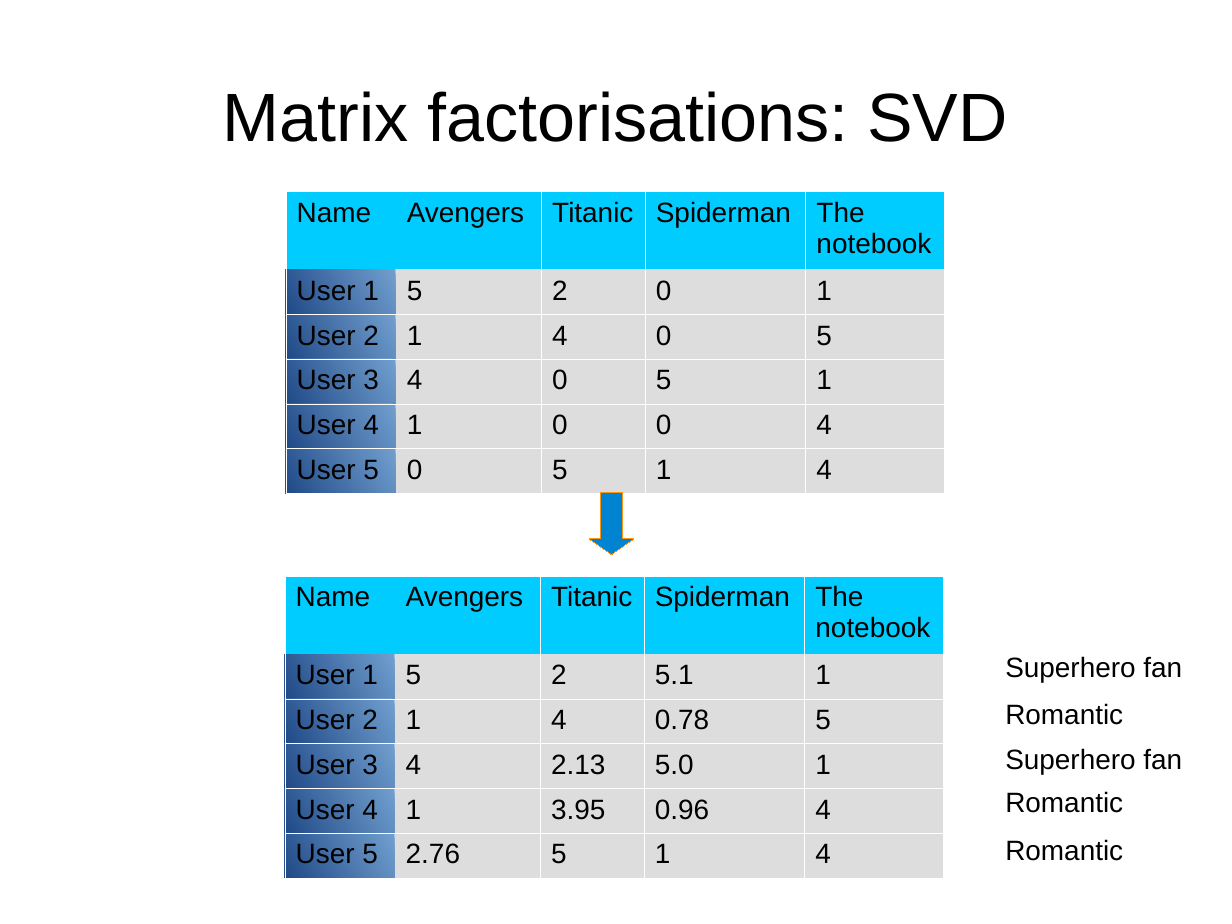
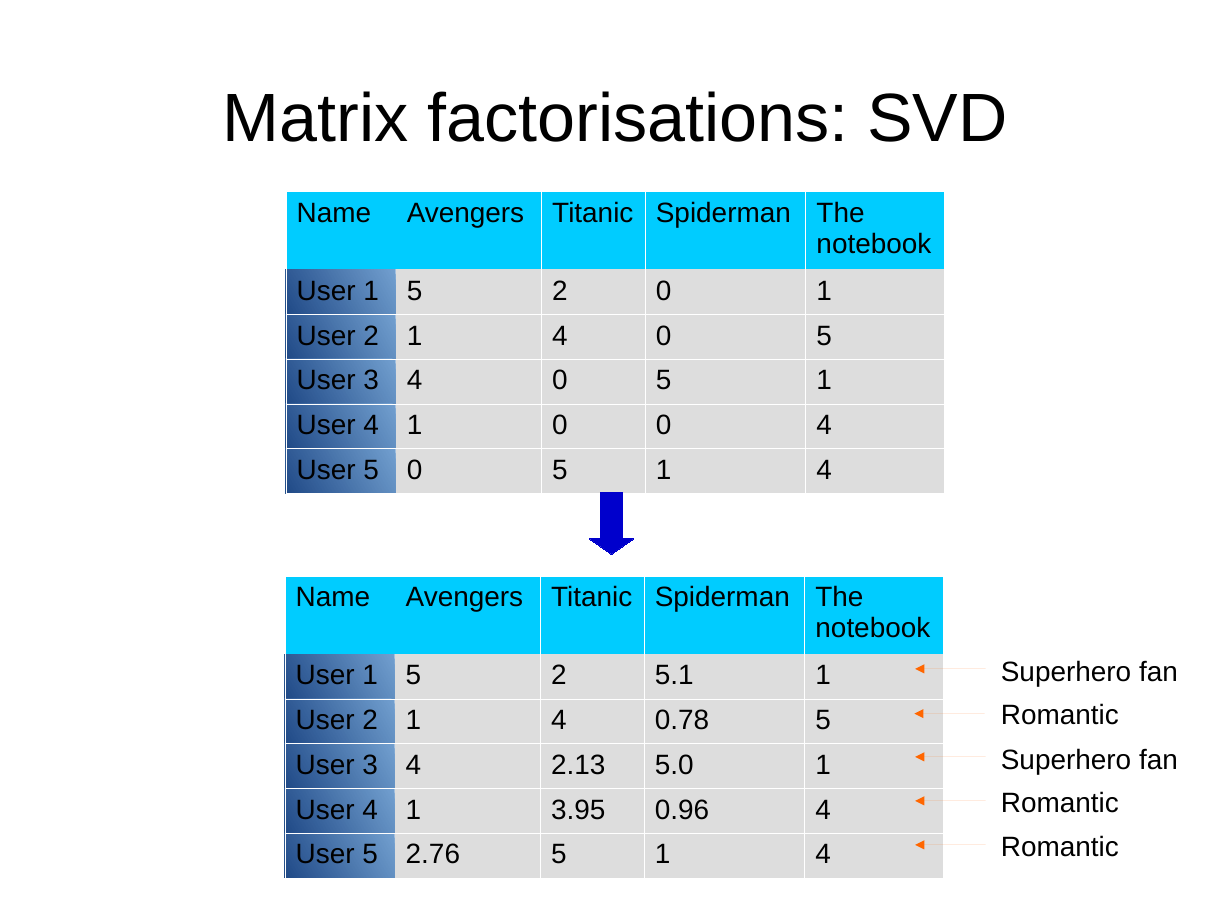
Before and after one commit to DriesSmit/Recommendation-System, a slide deck: slide 20 of Presentation.odp (slide 16 before the commit). Drawn at 1232x924 pixels with LibreOffice and Linux fonts; fonts in the diff are those of the drawing. Boxes give left, top, right and bottom in pixels: in the first picture for what was removed or moved away, otherwise in the second. Text is boxed around its words. In the diff, an @@ line names an element or a change of style, - is before the commit and + after.

Commit message:
Working on presentation.

```diff
--- a/Presentation.odp
+++ b/Presentation.odp
@@ down arrow at [590,493,634,555]: fill #0084D1 to #0000CC; outline #FF950E 0 pt to #0000CC 0 pt @@
@@ text "Superhero fan": place and size @@
-text "Superhero fan" at [1005,656,1182,682]
+text "Superhero fan" at [1001,660,1178,687]
@@ arrow added from (986, 669) to (916, 669), #FF6600 0 pt @@
@@ arrow added from (985, 714) to (914, 714), #FF6600 0 pt @@
@@ arrow added from (986, 757) to (916, 757), #FF6600 0 pt @@
@@ 3 texts: place and size @@
-3 texts at [1005,703,1182,813]
+3 texts at [1001,703,1178,813]
@@ arrow added from (986, 802) to (916, 802), #FF6600 0 pt @@
@@ text "Romantic": place and size @@
-text "Romantic" at [1005,839,1123,861]
+text "Romantic" at [1001,835,1119,857]
@@ arrow added from (986, 845) to (916, 845), #FF6600 0 pt @@
```
Also in this commit, not shown: 4 other slides changed, 4 slides added.
